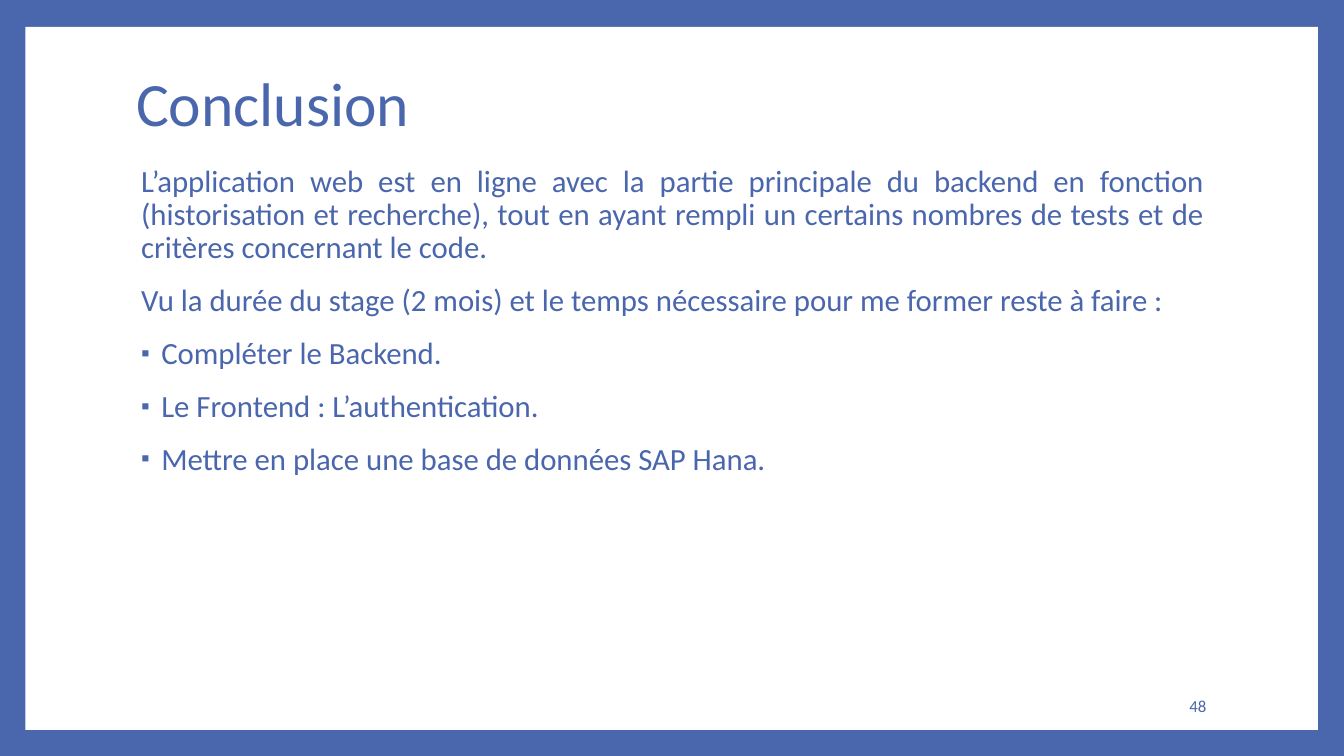
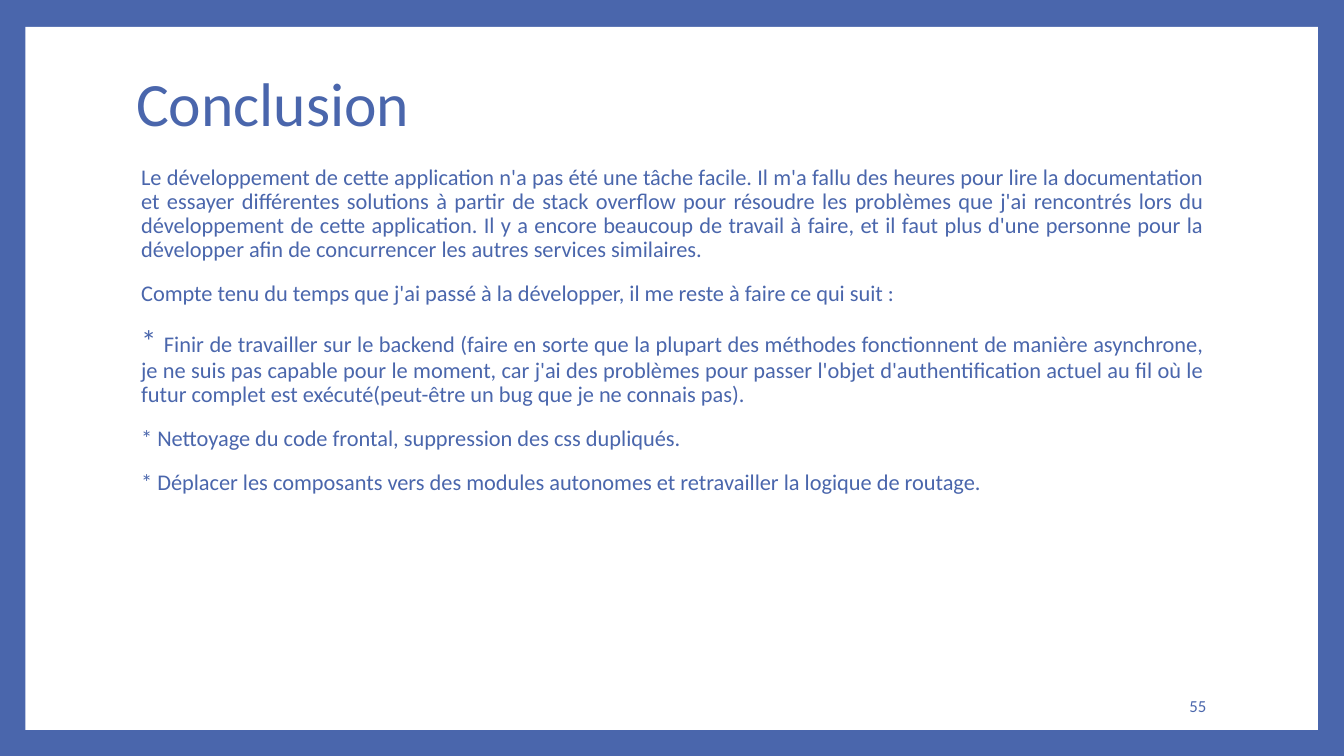
Before and after one commit to bakedpotato191/projet, a slide deck: slide 55 of rapport.PPTX (slide 48 before the commit). Drawn at 1344x756 pixels with LibreOffice and Linux fonts; fonts in the diff are those of the drawing. Boxes give left, top, right and bottom in pixels: in the first picture for what was removed or moved away, otherwise in the second. Text is boxed around its words. In the diff, an @@ line names an element or a change of style, - is before the commit and + after.

Commit message:
update async

```diff
--- a/rapport.PPTX
+++ b/rapport.PPTX
@@ text at (141,169,1203,494): text changed; size 22 to 16 pt @@
-L’application web est en ligne avec la partie principale du backend en fonction (historisation et recherche), tout en ayant rempli un certains nombres de tests et de critères concernant le code.
-Vu la durée du stage (2 mois) et le temps nécessaire pour me former reste à faire :
-▪ Compléter le Backend.
-▪ Le Frontend : L’authentication.
-▪ Mettre en place une base de données SAP Hana.
+Le développement de cette application n'a pas été une tâche facile. Il m'a fallu des heures pour lire la documentation et essayer différentes solutions à partir de stack overflow pour résoudre les problèmes que j'ai rencontrés lors du développement de cette application. Il y a encore beaucoup de travail à faire, et il faut plus d'une personne pour la développer afin de concurrencer les autres services similaires.
+Compte tenu du temps que j'ai passé à la développer, il me reste à faire ce qui suit :
+* Finir de travailler sur le backend (faire en sorte que la plupart des méthodes fonctionnent de manière asynchrone, je ne suis pas capable pour le moment, car j'ai des problèmes pour passer l'objet d'authentification actuel au fil où le futur complet est exécuté(peut-être un bug que je ne connais pas).
+* Nettoyage du code frontal, suppression des css dupliqués.
+* Déplacer les composants vers des modules autonomes et retravailler la logique de routage.
@@ page number at (1189,701,1206,712): text changed @@
-48
+55
```
Also in this commit, not shown: 6 other slides changed, 7 slides added, 33 other files.
